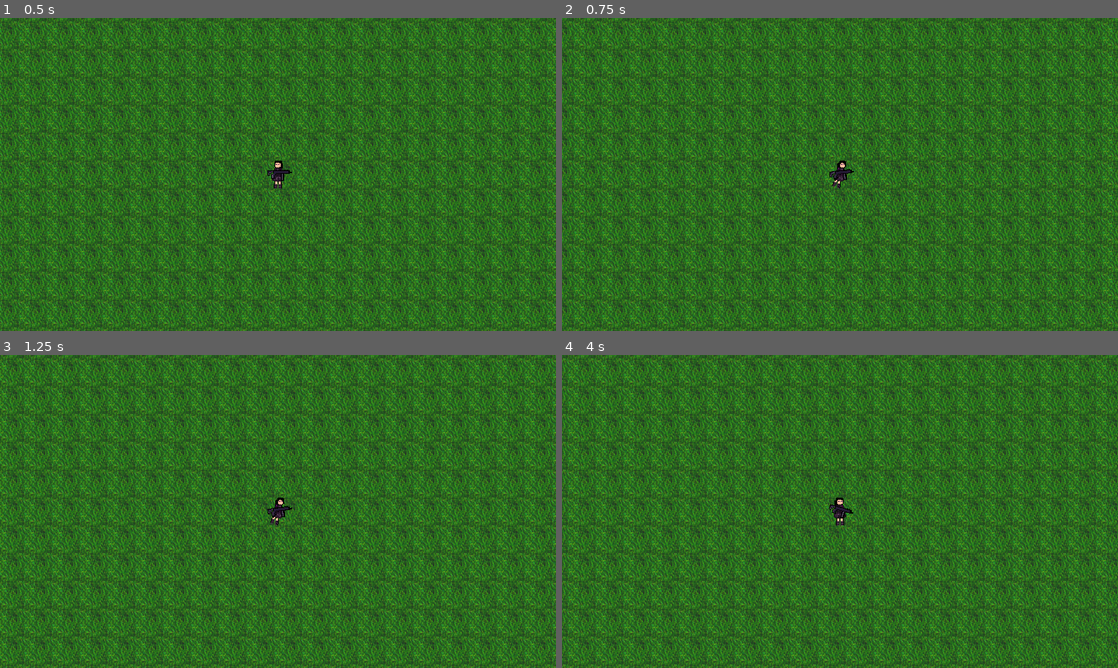
Above: before the commit, frames 1-4 (two rows, left to right).
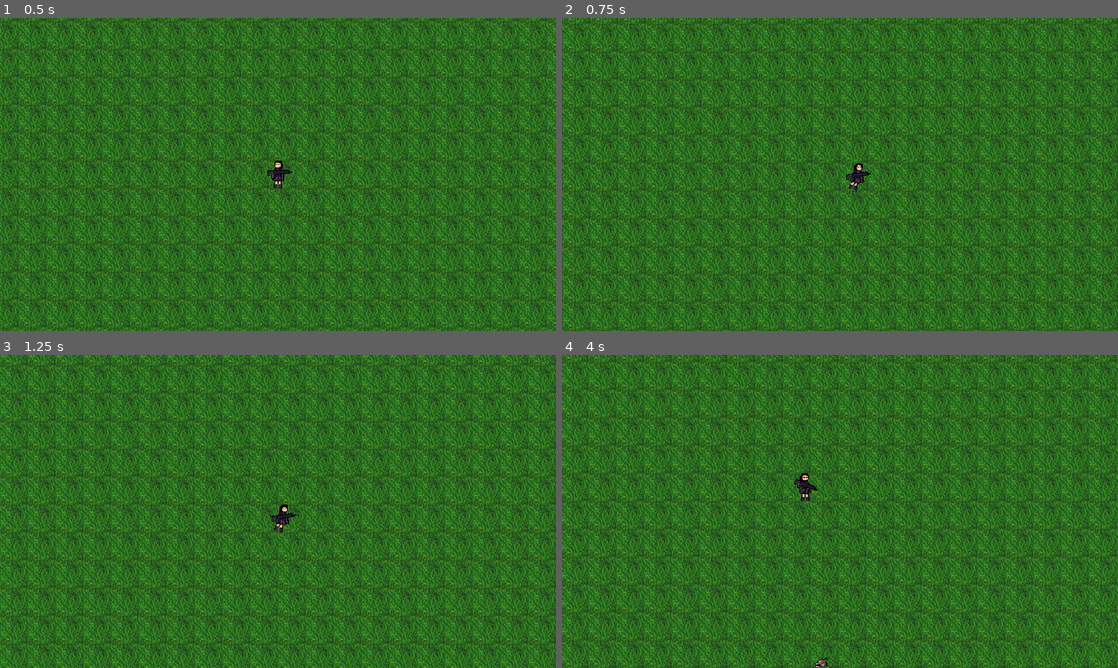
Above: after the commit, the same moments.

Repository: PeterPauk/Godot-Survivors-Clone
Game: Godot game, scene res://World/world.tscn
The game is run twice, just before and just after one commit, with the same random seed, the same clock (stepped at 60 frames per second) and the same inputs.
Inputs (mouse positions are in pixels of both pictures, inside the frame that each line leads up to):
- Up to frame 1 (0.5 s): no input
- Up to frame 2 (0.75 s): tap Enter at 0.5 s; move the mouse to (962, 158) at 0.52 s; hold D (right) from 0.53 s (still down); tap Q (dash) at 0.6 s
- Up to frame 3 (1.25 s): keep holding D (right)
- Up to frame 4 (4 s): move the mouse to (728, 527) at 1.27 s; release D (right) at 1.28 s; hold S (down) 1.28-2.03 s; tap Q (dash) every 0.75 s from 1.35 to 3.6 s; move the mouse to (895, 442) at 2.02 s; hold D (right) 2.03-2.78 s; move the mouse to (812, 574) at 2.77 s; hold W (up) 2.78-3.53 s; move the mouse to (1006, 558) at 3.52 s; hold A (left) from 3.53 s (still down)

Frame 1 is identical in both runs. In frame 2, 45% of the frame differs, in the area x 0-100%, y 0-100%; in frame 3, 48%; in frame 4, 48%.

Commit message:
camera moves to mouse position

Diff:
--- /dev/null
+++ b/Player/dynamic_cam.gd
@@ -0,0 +1,20 @@
+extends Camera2D
+
+const MAX_DISTANCE = 45
+
+var target_distance = 0
+var center_pos = position
+
+func _process(delta):
+	var direction = center_pos.direction_to(get_local_mouse_position())
+	var target_pos = center_pos + direction * target_distance
+
+	target_pos = target_pos.clamp(
+		center_pos - Vector2(MAX_DISTANCE, MAX_DISTANCE),
+		center_pos + Vector2(MAX_DISTANCE, MAX_DISTANCE)
+	)
+	position = target_pos
+
+func _input(event):
+	if event is InputEventMouseMotion:
+		target_distance = center_pos.distance_to(get_local_mouse_position()) / 2
--- a/Player/player.tscn
+++ b/Player/player.tscn
@@ -1,7 +1,8 @@
-[gd_scene load_steps=10 format=3 uid="uid://bntugelqqirvx"]
+[gd_scene load_steps=11 format=3 uid="uid://bntugelqqirvx"]
 
 [ext_resource type="Script" path="res://Player/player.gd" id="1_6523k"]
 [ext_resource type="Texture2D" uid="uid://bppn4wuq11bg7" path="res://Textures/Player/Goth Girl-Sheet fin-Sheet.png" id="2_7sjon"]
+[ext_resource type="Script" path="res://Player/dynamic_cam.gd" id="3_o1ukv"]
 [ext_resource type="PackedScene" uid="uid://b1abs8eqyt7ae" path="res://Utility/hurt_box.tscn" id="3_wsr3l"]
 [ext_resource type="PackedScene" uid="uid://dhj2f2wwi330i" path="res://Utility/weapon.tscn" id="4_qt33n"]
 
@@ -67,6 +68,9 @@
 wait_time = 3.0
 
 [node name="Camera2D" type="Camera2D" parent="."]
+position_smoothing_enabled = true
+position_smoothing_speed = 2.0
+script = ExtResource("3_o1ukv")
 
 [node name="CollisionShape2D" type="CollisionShape2D" parent="."]
 visible = false
--- a/Utility/weapon.gd
+++ b/Utility/weapon.gd
@@ -1,8 +1,8 @@
 extends CharacterBody2D
+
 @onready var sprite = $Sprite2D
-@onready var player = get_tree().get_first_node_in_group("player")
 
-@export var rotation_speed = 15
+@export var rotation_speed = 25
 var angle
 
 func _physics_process(delta):
@@ -11,11 +11,8 @@
 
 func _input(event):
 	angle = (get_global_mouse_position()-global_position).angle()
-
 	#gun flipping based on mouse position
 	if get_global_mouse_position().x > sprite.global_position.x:
 		sprite.flip_v = false;
-
 	else:
 		sprite.flip_v = true;
-		player.sprite.flip_h = true;
